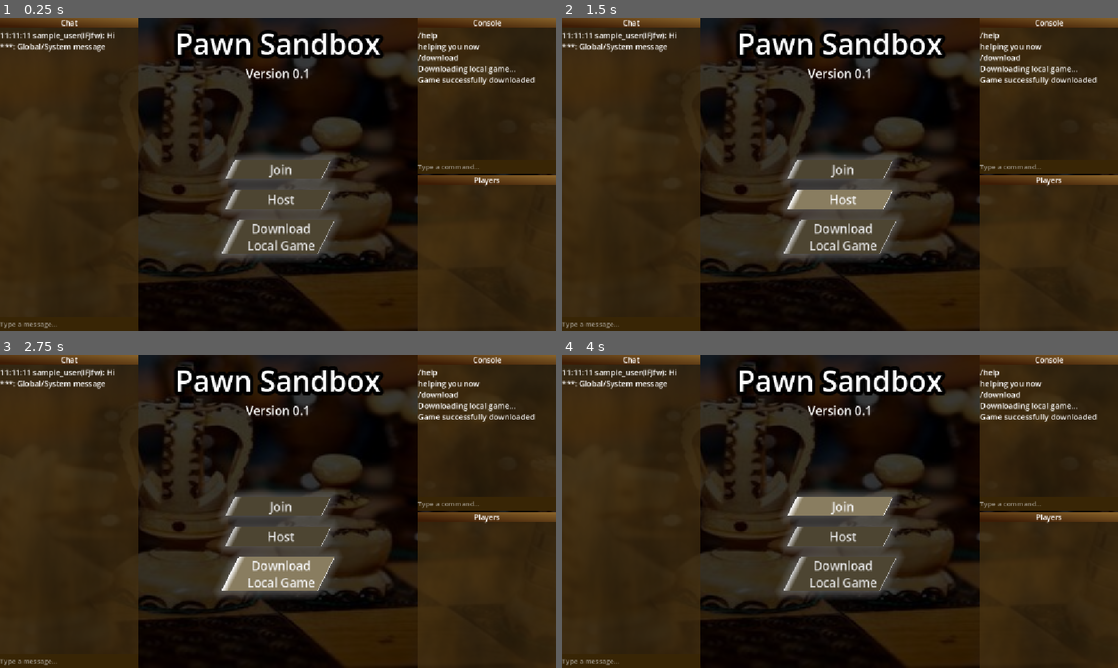
Above: before the commit, frames 1-4 (two rows, left to right).
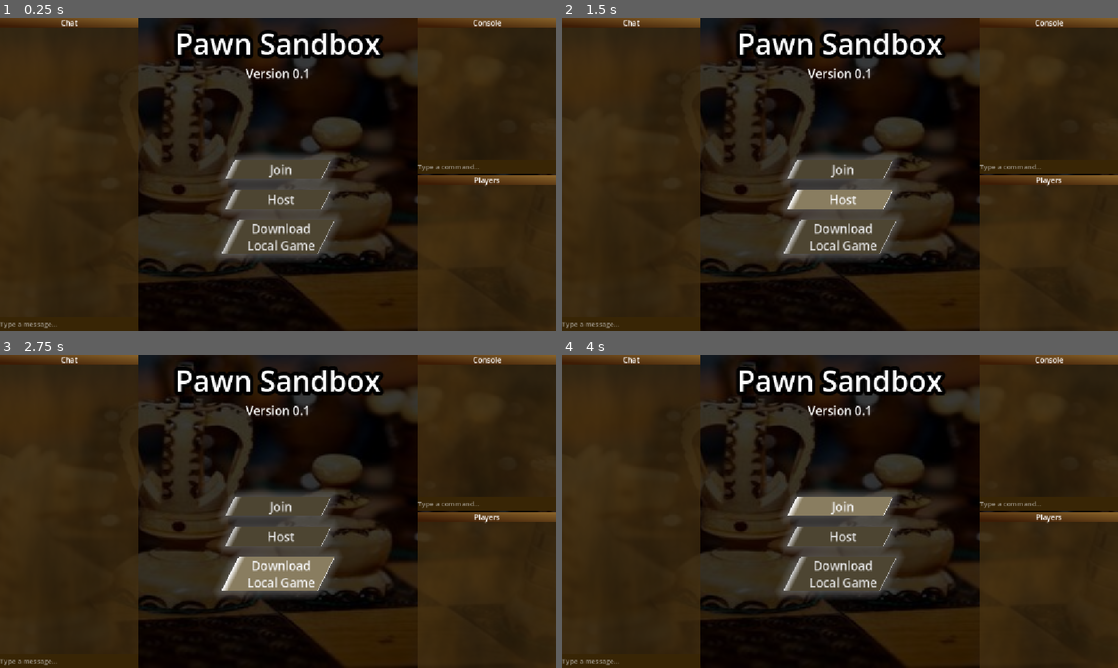
Above: after the commit, the same moments.

Repository: Wizzoplit273/PawnSandbox
Game: Godot game, scene res://origin.tscn
The game is run twice, just before and just after one commit, with the same random seed, the same clock (stepped at 60 frames per second) and the same inputs.
Inputs:
- Up to frame 1 (0.25 s): no input
- Up to frame 2 (1.5 s): tap Enter at 0.5 s; click "Host" at 1.25 s
- Up to frame 3 (2.75 s): click "Download Local Game" at 2 s
- Up to frame 4 (4 s): click "Join" at 2.75 s

The runs differ from the first frame. In frame 1, 1.3% of the frame differs, in the area x 0-97%, y 4-22%; in frame 2, 1.3%; in frame 3, 1.3%; in frame 4, 1.3%.

Commit message:
Network manager snapshot 1

Diff:
--- a/pawn-sandbox/global/network_manager.gd
+++ b/pawn-sandbox/global/network_manager.gd
@@ -1 +1,134 @@
 extends Node
+
+signal connected_to_server()
+signal disconnected()
+signal peer_connected(id: int)
+signal peer_disconnected(id: int)
+signal packet_received(sender_id: int, data: PackedByteArray)
+
+enum MessageType {
+	JOIN_REQUEST = 0,
+	JOIN_ACCEPT = 1,
+	PEER_JOINED = 2,
+	PEER_LEFT = 3,
+	DATA = 4
+}
+
+enum Status {
+	OFFLINE = 0,
+	CLIENT = 1,
+	SERVER = 2
+}
+
+const SERVER_ID: int = 1
+
+var socket := WebSocketPeer.new()
+var connected_status := Status.OFFLINE
+var my_id: int = 0
+var peers: Array[int] = []
+var relay_connected := false
+
+func start_server(url: String) -> void:
+	connected_status = Status.SERVER
+	my_id = SERVER_ID
+	peers.clear()
+	connect_to_relay(url)
+
+func start_client(url: String) -> void:
+	connected_status = Status.CLIENT
+	my_id = randi() % 900000 + 10000 # Generate a random unique ID for this client
+	peers.clear()
+	connect_to_relay(url)
+
+func leave_server() -> void:
+	if relay_connected: send_internal(MessageType.PEER_LEFT, 0)
+	socket.close()
+	peers.clear()
+	relay_connected = false
+	my_id = 0
+	set_process(false)
+
+func send_data(target_id: int, data: PackedByteArray) -> void:
+	send_internal(MessageType.DATA, target_id, data)
+
+func connect_to_relay(url: String) -> void:
+	relay_connected = false
+	var err := socket.connect_to_url(url)
+	if err == OK: set_process(true)
+	else: printerr("Failed to initialize WebSocket connection")
+
+func _process(_delta: float) -> void:
+	socket.poll()
+	var state := socket.get_ready_state()
+	if state == WebSocketPeer.STATE_OPEN:
+		if not relay_connected:
+			relay_connected = true
+			if connected_status == Status.SERVER: connected_to_server.emit()
+			else:
+				# Ask the host to acknowledge our connection
+				send_internal(MessageType.JOIN_REQUEST, SERVER_ID)
+		while socket.get_available_packet_count() > 0:
+			handle_raw_packet(socket.get_packet())
+	elif state == WebSocketPeer.STATE_CLOSED:
+		disconnected.emit()
+		leave_server()
+
+func send_internal(type: int, target_id: int, payload: PackedByteArray = PackedByteArray()) -> void:
+	# 9-Byte Header: [Type: u8 (1 byte)] + [Sender: i32 (4 bytes)] + [Target: i32 (4 bytes)]
+	var buffer := StreamPeerBuffer.new()
+	buffer.put_u8(type)
+	buffer.put_32(my_id)
+	buffer.put_32(target_id)
+	var packet := buffer.data_array
+	packet.append_array(payload)
+	socket.send_packet(packet)
+
+func handle_raw_packet(packet: PackedByteArray) -> void:
+	if packet.size() < 9: return
+	var buffer := StreamPeerBuffer.new()
+	buffer.data_array = packet
+	var type := buffer.get_u8()
+	var sender_id := buffer.get_32()
+	var target_id := buffer.get_32()
+	# Drop packets that are not broadcasts (0) and not explicitly targeting our ID
+	if target_id != 0 and target_id != my_id: return
+	# Extract everything after the 9-byte header
+	var payload := packet.slice(9)
+	match type:
+		MessageType.JOIN_REQUEST:
+			if connected_status != Status.SERVER: return
+			if sender_id in peers: return
+			peers.append(sender_id)
+			var accept_buffer := StreamPeerBuffer.new()
+			accept_buffer.put_32(peers.size() - 1)
+			for p in peers:
+				if p == sender_id: continue
+				accept_buffer.put_32(p)
+			send_internal(MessageType.JOIN_ACCEPT, sender_id, accept_buffer.data_array)
+			var join_message := StreamPeerBuffer.new()
+			join_message.put_32(sender_id)
+			send_internal(MessageType.PEER_JOINED, 0, join_message.data_array)
+			peer_connected.emit(sender_id)
+		MessageType.JOIN_ACCEPT:
+			if connected_status != Status.SERVER:
+				peers.append(SERVER_ID)
+				var player_buffer := StreamPeerBuffer.new()
+				player_buffer.data_array = payload
+				var peer_count := player_buffer.get_32()
+				for i in range(peer_count): peers.append(player_buffer.get_32())
+				connected_to_server.emit()
+		MessageType.PEER_JOINED:
+			var player_buffer := StreamPeerBuffer.new()
+			player_buffer.data_array = payload
+			var new_peer = player_buffer.get_32()
+			if new_peer != my_id and not new_peer in peers:
+				peers.append(new_peer)
+				peer_connected.emit(new_peer)
+		MessageType.PEER_LEFT:
+			var pl_buffer := StreamPeerBuffer.new()
+			pl_buffer.data_array = payload
+			var left_peer = pl_buffer.get_32()
+			if left_peer in peers:
+				peers.erase(left_peer)
+				peer_disconnected.emit(left_peer)
+		MessageType.DATA: packet_received.emit(sender_id, payload)
--- a/pawn-sandbox/project.godot
+++ b/pawn-sandbox/project.godot
@@ -14,7 +14,8 @@
 config/version="0.1"
 run/main_scene="uid://bjvvs26b02wxk"
 config/features=PackedStringArray("4.7", "GL Compatibility")
-config/icon="res://icon.svg"
+boot_splash/bg_color=Color(0.2685725, 0.17554647, 0.080112316, 1)
+config/icon="uid://djpepfh7a8wlq"
 
 [autoload]
 
@@ -23,7 +24,7 @@
 MasterManager="*uid://ckeqpphatub2e"
 NetworkManager="*uid://2ktirivgk3do"
 SessionManager="*uid://l0kme4u3b5xr"
-UiManager="*uid://csajp540gxhsm"
+UIManager="*uid://csajp540gxhsm"
 
 [display]
 
--- a/pawn-sandbox/ui/lobby/lobby.tscn
+++ b/pawn-sandbox/ui/lobby/lobby.tscn
@@ -74,8 +74,6 @@
 [node name="TextContainer" type="RichTextLabel" parent="Container/Chat/Container" unique_id=1077083185]
 layout_mode = 2
 size_flags_vertical = 3
-text = "11:11:11 sample_user(IFJfw): Hi
-***: Global/System message"
 metadata/_edit_lock_ = true
 
 [node name="ChatInput" type="LineEdit" parent="Container/Chat/Container" unique_id=1640621235]
@@ -137,11 +135,6 @@
 [node name="TextContainer" type="RichTextLabel" parent="Container/Container/Console/Container" unique_id=1870205694]
 layout_mode = 2
 size_flags_vertical = 3
-text = "/help
-helping you now
-/download
-Downloading local game...
-Game successfully downloaded"
 metadata/_edit_lock_ = true
 
 [node name="ChatInput" type="LineEdit" parent="Container/Container/Console/Container" unique_id=703297240]
